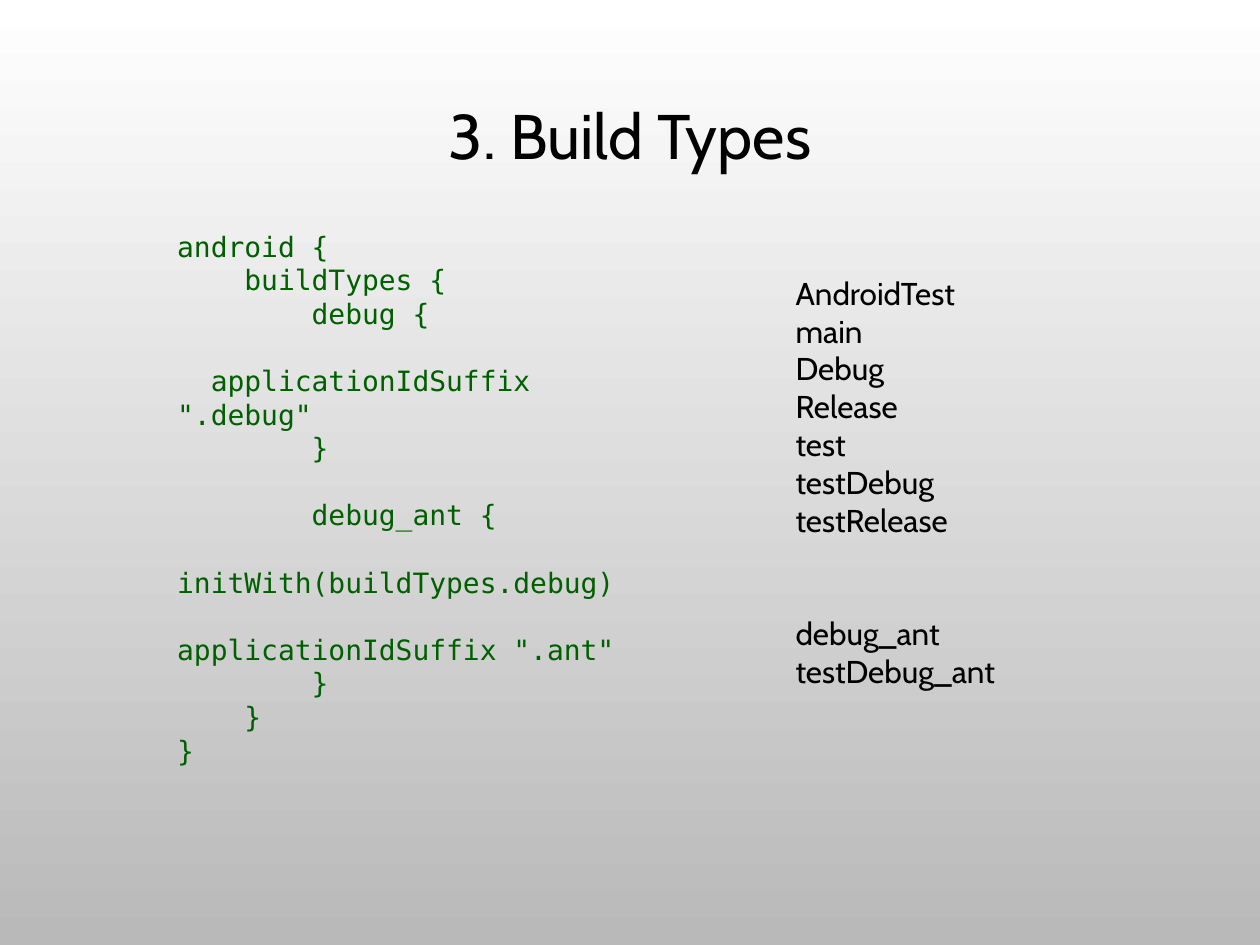
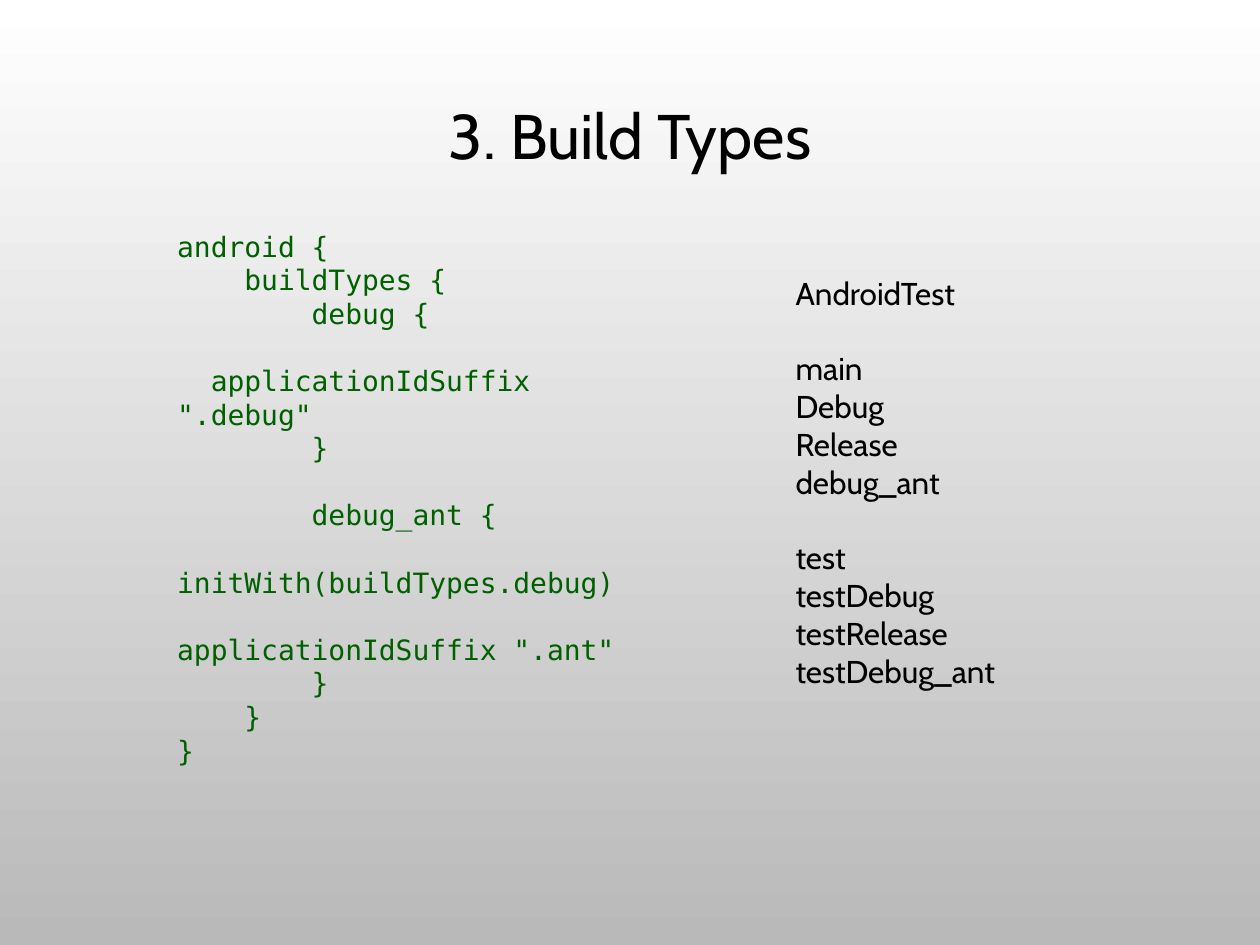
Before and after one commit to JohnDannl/HelloGradle, a slide deck: slide 14 of Gradle.pptx. Drawn at 1260x945 pixels with LibreOffice and Linux fonts; fonts in the diff are those of the drawing; background and template pictures are left out. Boxes give left, top, right and bottom in pixels: in the first picture for what was removed or moved away, otherwise in the second. Text is boxed around its words. In the diff, an @@ line names an element or a change of style, - is before the commit and + after.

Commit message:
add productFlavor,dependencies,BuildConfig config usage

```diff
--- a/Gradle.pptx
+++ b/Gradle.pptx
@@ text at [796,470,940,501]: paragraph added @@
+debug_ant
@@ text at [796,621,940,652]: paragraph removed @@
-debug_ant
```
Also in this commit, not shown: 3 other slides changed, 3 slides added, 2 slides removed, 8 other files.
